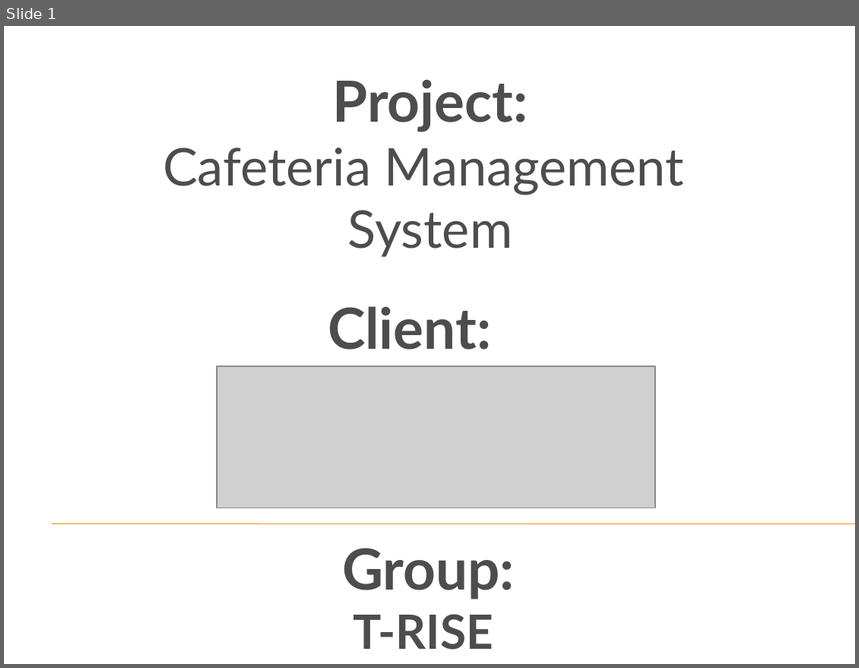
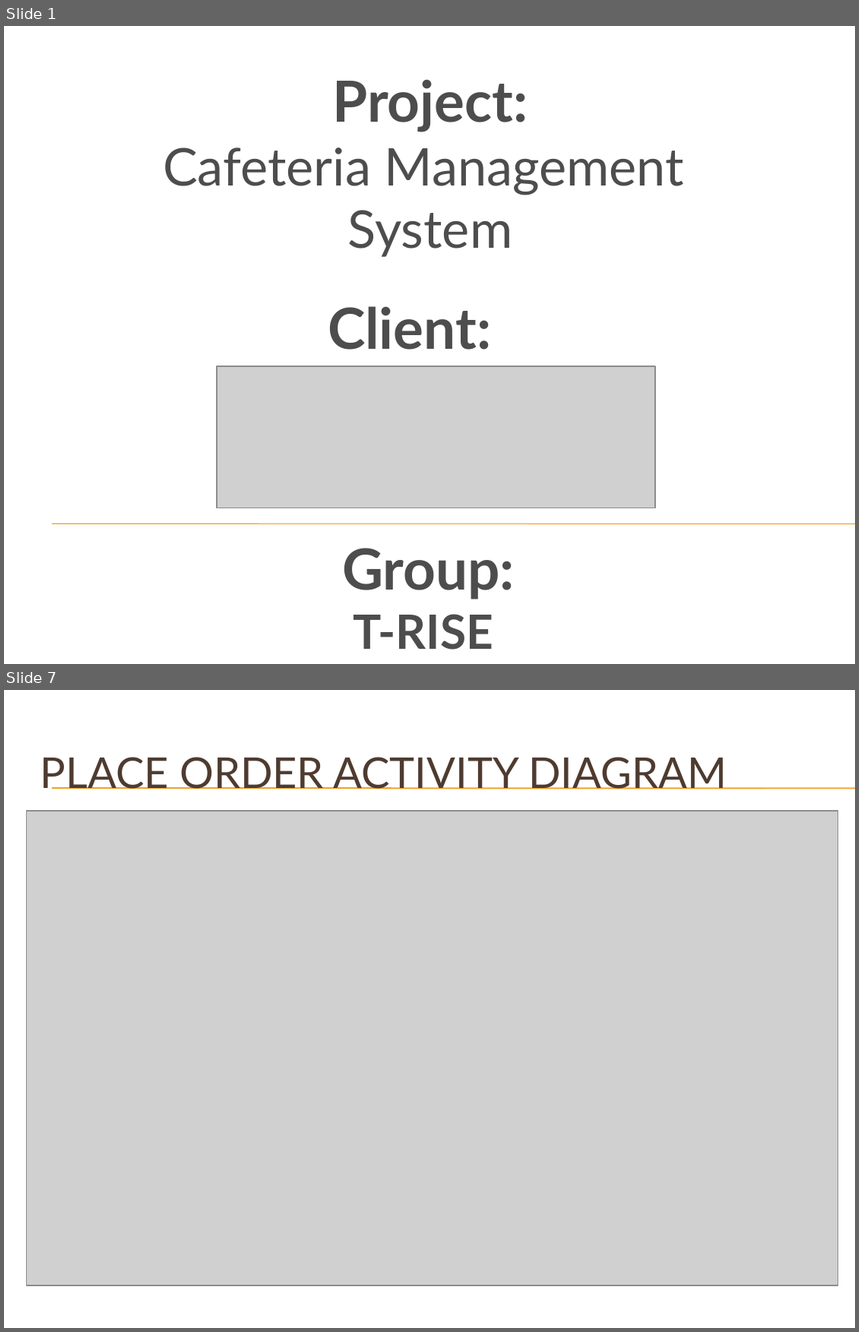
Before and after one commit to toniamichael94/MainProjectCOS301, a slide deck: Demo 1.pptx. Shown one above the other, each under a label of ours: slide 1 before the commit, slides 1 and 7 after it; the slides between them are not shown. The pictures are 859x668 and 859x1332 pixels, drawn with LibreOffice and Linux fonts; fonts in the diff are those of the drawing; grey boxes stand for pictures; background and template pictures are left out. Boxes give left, top, right and bottom in pixels: in the first picture for what was removed or moved away, otherwise in the second. Text is boxed around its words. In the diff, an @@ line names an element or a change of style, - is before the commit and + after.

```diff
--- a/Demo 1.pptx
+++ b/Demo 1.pptx
@@ slide 7 added at box(4, 690, 855, 1328), background picture (left out) @@
@@ title added at box(40, 757, 727, 790), 36 pt, text #4E3B30 @@
+PLACE ORDER ACTIVITY DIAGRAM
@@ line added from (52, 788) to (855, 788), #F0A22E 0.75 pt @@
@@ line added from (52, 789) to (855, 789), #F0A22E 0.75 pt @@
@@ picture added at box(27, 811, 839, 1286) @@
```
Also in this commit, not shown: 3 slides changed, 1 other slide added.
